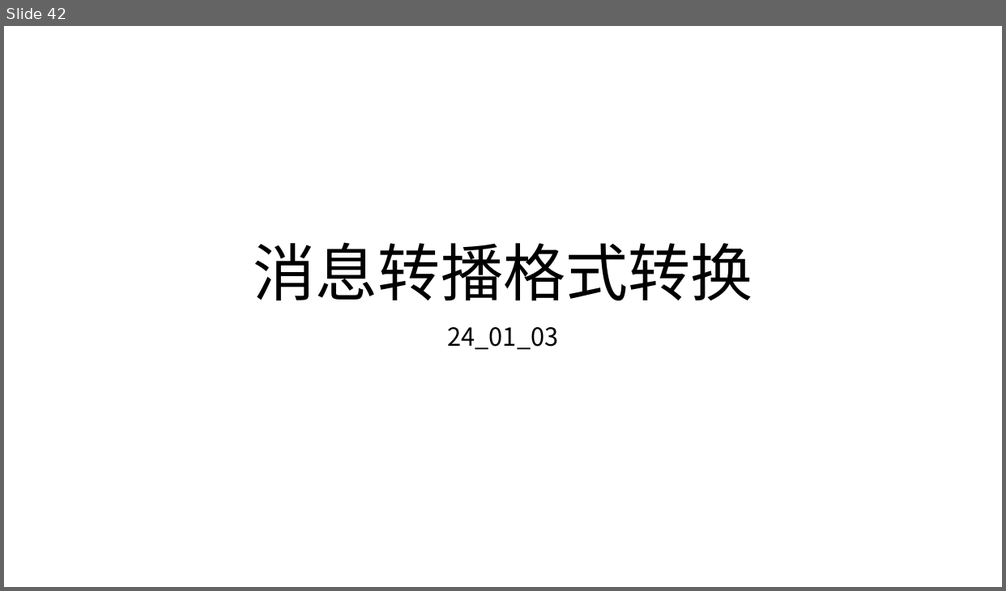
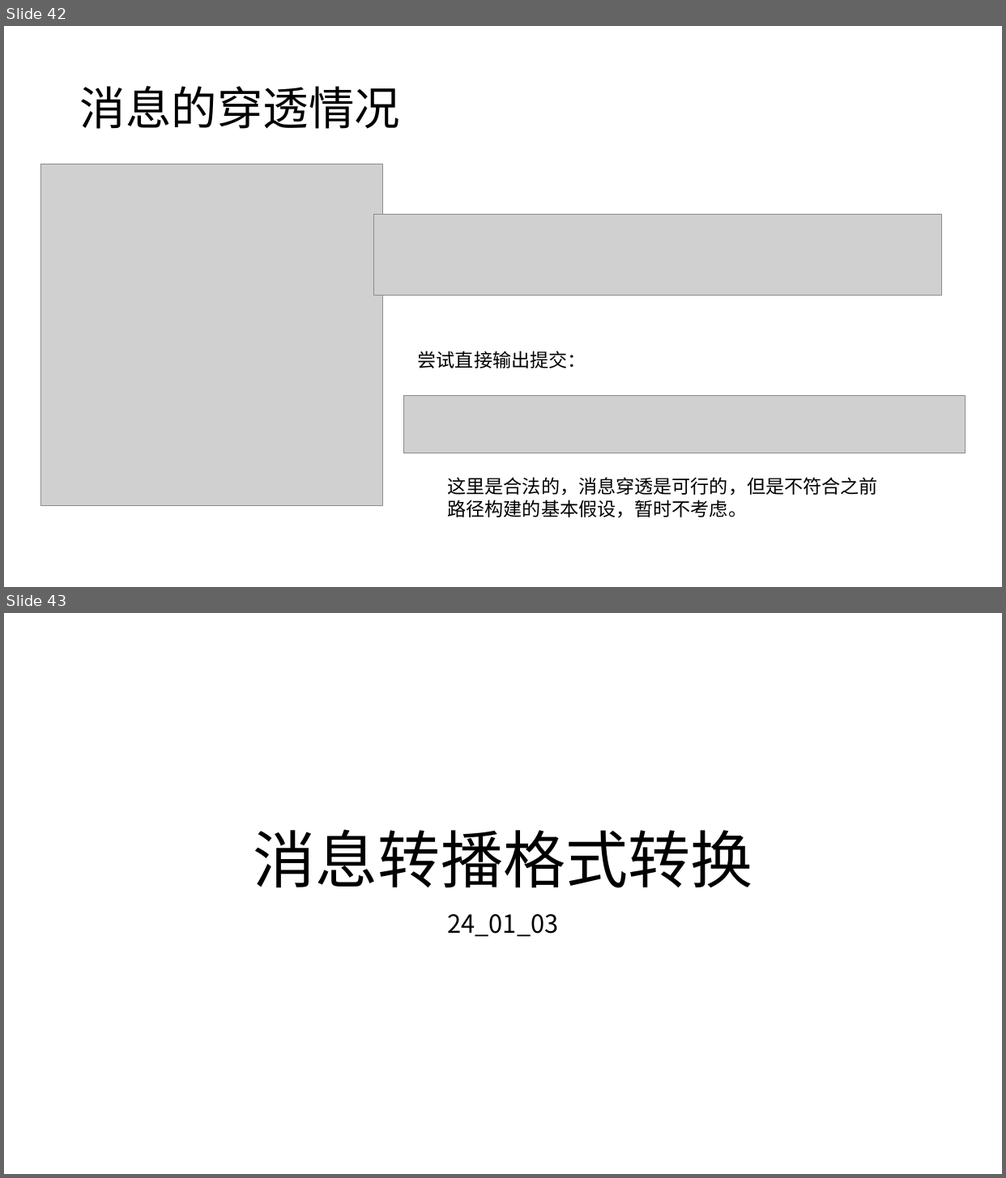
Before and after one commit to HuangDDU/hzy_algorithm, a slide deck: huawei/日志记录.pptx. Shown one above the other, each under a label of ours: slide 42 before the commit, slides 42 and 43 after it. The pictures are 1006x591 and 1006x1178 pixels, drawn with LibreOffice and Linux fonts; fonts in the diff are those of the drawing; grey boxes stand for pictures. Boxes give left, top, right and bottom in pixels: in the first picture for what was removed or moved away, otherwise in the second. Text is boxed around its words. In the diff, an @@ line names an element or a change of style, - is before the commit and + after.

```diff
--- a/huawei/日志记录.pptx
+++ b/huawei/日志记录.pptx
@@ slide 42 added at (4, 26, 1002, 587), background #FFFFFF @@
@@ title added at (80, 86, 400, 129), 44 pt, text #000000 @@
+消息的穿透情况
@@ picture added at (40, 165, 382, 506) @@
@@ picture added at (374, 215, 942, 295) @@
@@ text added at (418, 351, 586, 369), 18 pt, text #000000 @@
+尝试直接输出提交：
@@ picture added at (404, 396, 965, 454) @@
@@ text added at (448, 477, 878, 518), 18 pt, text #000000 @@
+这里是合法的，消息穿透是可行的，但是不符合之前路径构建的基本假设，暂时不考虑。
@@ what was slide 42 is now slide 43 @@
```
Also in this commit, not shown: 1 other slide added, 1 slide removed, 8 other files.
